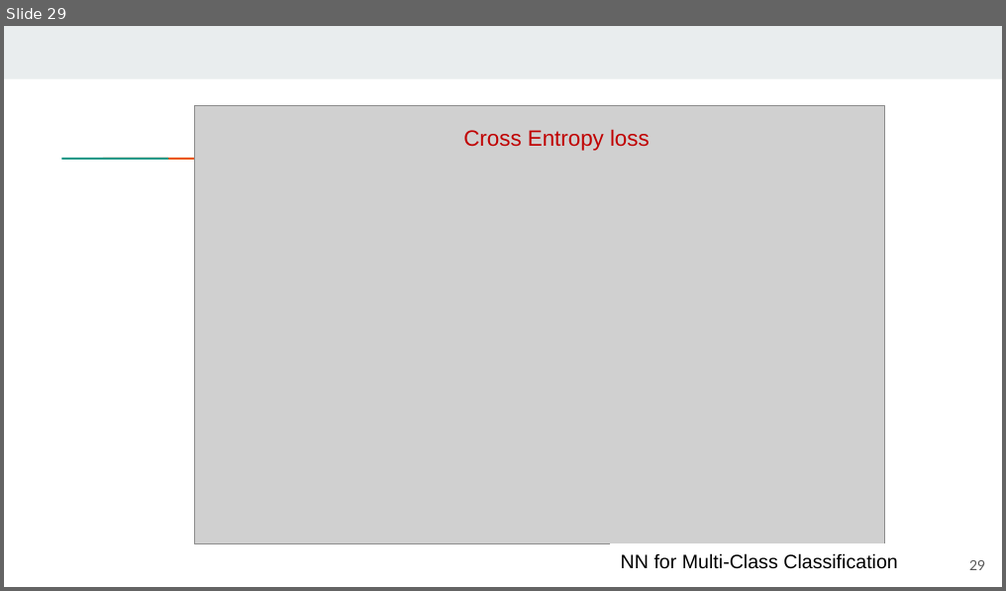
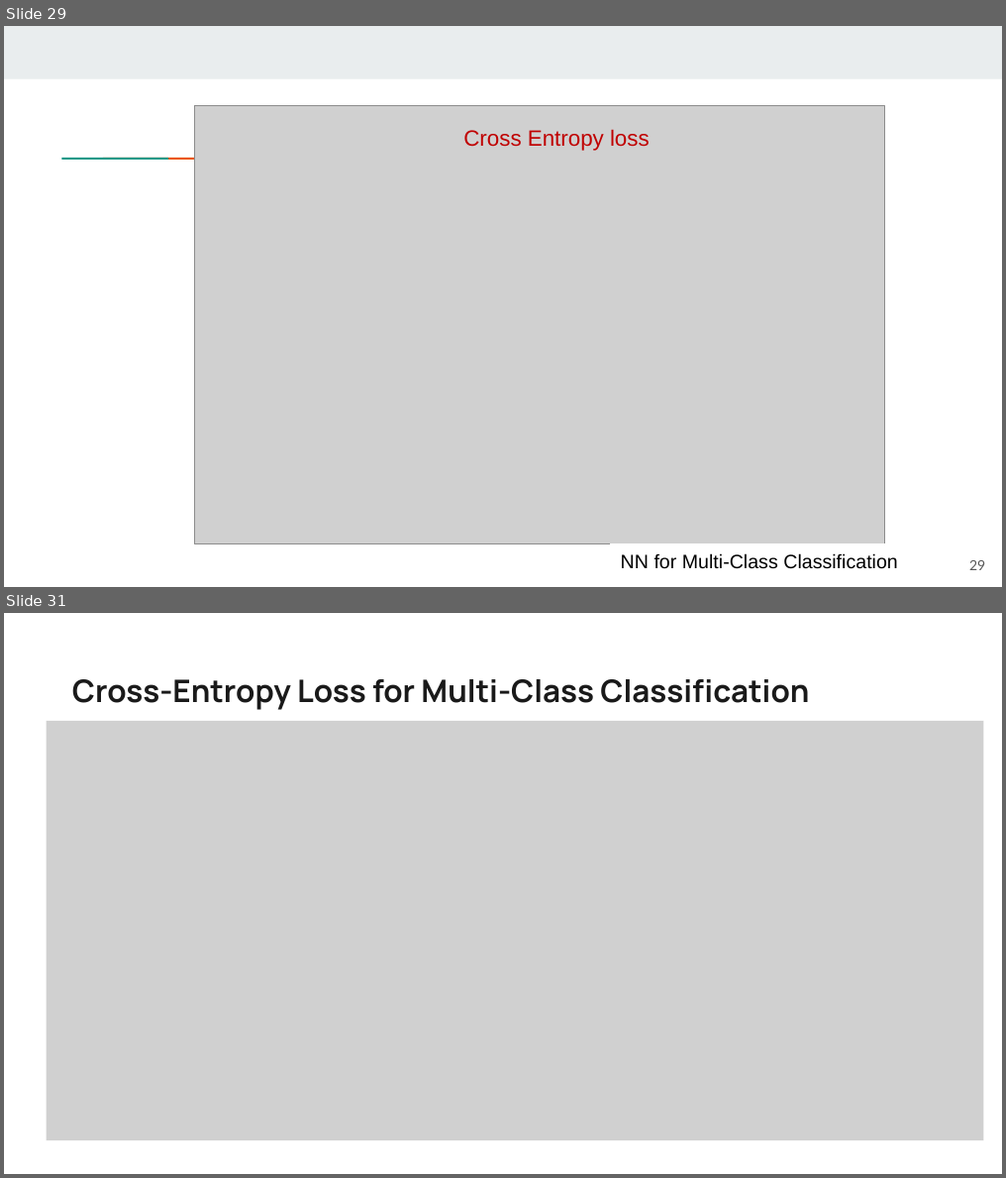
Before and after one commit to guhofstra/CSC144V, a slide deck: PPTs/L2.1 Intro-to-Neural-Networks.pptx. Shown one above the other, each under a label of ours: slide 29 before the commit, slides 29 and 31 after it; the slides between them are not shown. The pictures are 1006x591 and 1006x1178 pixels, drawn with LibreOffice and Linux fonts; fonts in the diff are those of the drawing; grey boxes stand for pictures. Boxes give left, top, right and bottom in pixels: in the first picture for what was removed or moved away, otherwise in the second. Text is boxed around its words. In the diff, an @@ line names an element or a change of style, - is before the commit and + after.

```diff
--- a/PPTs/L2.1 Intro-to-Neural-Networks.pptx
+++ b/PPTs/L2.1 Intro-to-Neural-Networks.pptx
@@ slide 31 added at (4,613,1002,1174), background #FFFFFF @@
@@ text added at (72,679,809,710), 22.4 pt, text #1A1A1A, bold @@
+Cross-Entropy Loss for Multi-Class Classification
@@ picture added at (46,721,983,1141) @@
```
Also in this commit, not shown: 1 slide changed, 1 other slide added, 1 other file.
